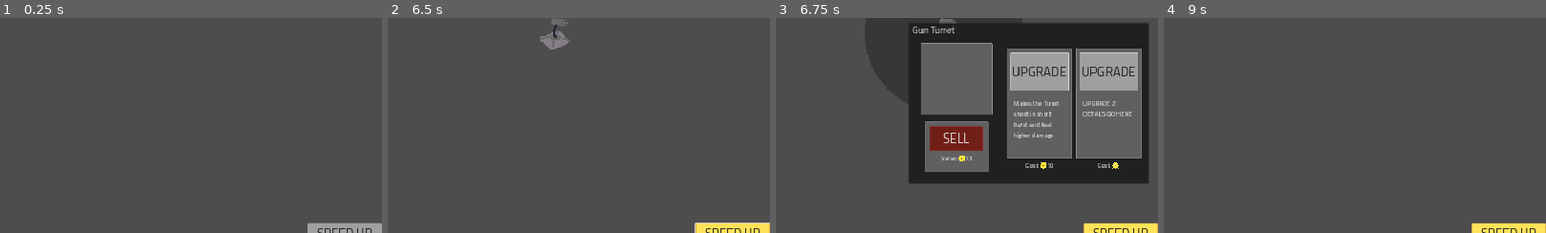
Above: before the commit, frames 1-4 (left to right).
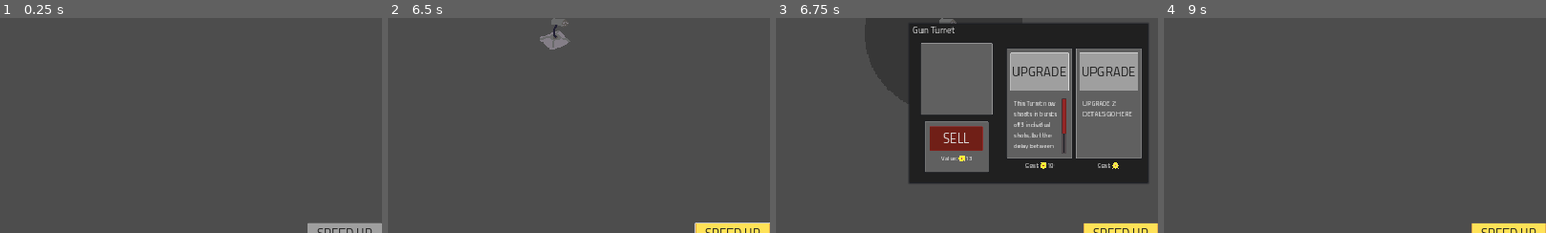
Above: after the commit, the same moments.

Repository: MindVisceral/BoneTD
Game: Godot game, scene res://Levels/Level1/Level1.tscn
Same seed, same stepped clock (60 frames per second), same inputs: the game is played once before the commit and once after it. This scene is started directly instead of the project's main scene. The engine's default icon, where the game draws it, is replaced by a stand-in: a white triangle on a blue panel in a dark square.
Inputs (mouse positions are % of the whole screen's width and height, from its top left):
- Up to frame 1 (0.25 s): no input
- Up to frame 2 (6.5 s): click "NEXT ROUND" at 0.5 s; click (95, 4) at 1.25 s; click "SPEED UP" at 2 s; click (95, 4) at 2.75 s; click "SPEED UP" at 3.5 s; click (95, 4) at 4.25 s; click "SPEED UP" at 5 s; move the mouse to (72, 45) at 5.77 s; click (72, 45) at 5.85 s
- Up to frame 3 (6.75 s): click (72, 45) at 6.5 s
- Up to frame 4 (9 s): click (83, 44) at 7.25 s; click (83, 79) at 8 s; click "SELL" at 8.75 s
The pictures show only the part of the screen within x 50-100%, y 42-92%; the shares and areas given below are measured in that part.

Frames 1-2 are identical in both runs. In frame 3, 0.8% of the frame differs, in the area x 62-76%, y 37-64%; in frame 4, nothing differs.

Commit message:
Add. BurstDirectTurrets as Upgrade from GunTurrets

Diff:
--- a/Entities/Towers/BaseTower/BaseTower.gd
+++ b/Entities/Towers/BaseTower/BaseTower.gd
@@ -250,7 +250,6 @@
 func shoot_at_target() -> void:
 
 	## First, we must determine variables that all types of Towers need to shoot at Targets.
-
 	angle_to_current_target = self.global_position.angle_to_point(current_target.global_position)
 
 	## Fire a Bullet - this function is a dummy! Read its NOTE down below.
@@ -262,7 +261,7 @@
 
 
 ## NOTE: This is a dummy function! The actual firing function is located in the inheriting
-## NOTE: Towers, and this functions code depends on that Tower's code.
+## NOTE: Towers, and this function's code depends on that Tower's code.
 func fire() -> void:
 	pass
 
--- a/Entities/Towers/DirectTower/DirectTower.tscn
+++ b/Entities/Towers/DirectTower/DirectTower.tscn
@@ -1,19 +1,12 @@
-[gd_scene load_steps=7 format=3 uid="uid://dn0yn7md0iu0y"]
+[gd_scene load_steps=4 format=3 uid="uid://dn0yn7md0iu0y"]
 
 [ext_resource type="PackedScene" uid="uid://u1qyk1m1yco0" path="res://Entities/Towers/BaseTower/BaseTower.tscn" id="1_je144"]
 [ext_resource type="Script" path="res://Entities/Towers/DirectTower/DirectTower.gd" id="2_vuqpp"]
-[ext_resource type="Script" path="res://Resources/DamageData.gd" id="3_0qn0f"]
-[ext_resource type="PackedScene" uid="uid://dv57srrnagcgo" path="res://Entities/Towers/BaseTower/BaseHitEffect.tscn" id="3_aehsl"]
 [ext_resource type="PackedScene" uid="uid://cdmssx6y1y2pk" path="res://Entities/Towers/BaseTower/BaseTrail.tscn" id="4_2tslp"]
-
-[sub_resource type="Resource" id="Resource_j54f1"]
-script = ExtResource("3_0qn0f")
-damage_value = 1
-hit_effect = ExtResource("3_aehsl")
 
 [node name="DirectTower" instance=ExtResource("1_je144")]
 script = ExtResource("2_vuqpp")
-damage_data = SubResource("Resource_j54f1")
+damage_data = null
 trail_effect = ExtResource("4_2tslp")
 shot_delay = 0.2
 
--- a/Entities/Towers/GunTurret/GunTurret.tscn
+++ b/Entities/Towers/GunTurret/GunTurret.tscn
@@ -1,24 +1,32 @@
-[gd_scene load_steps=6 format=3 uid="uid://c34u3lp40uq6y"]
+[gd_scene load_steps=9 format=3 uid="uid://c34u3lp40uq6y"]
 
 [ext_resource type="PackedScene" uid="uid://dn0yn7md0iu0y" path="res://Entities/Towers/DirectTower/DirectTower.tscn" id="1_5b2p6"]
+[ext_resource type="PackedScene" uid="uid://dv57srrnagcgo" path="res://Entities/Towers/BaseTower/BaseHitEffect.tscn" id="2_pvoay"]
 [ext_resource type="Texture2D" uid="uid://dbuegf60t4tck" path="res://placeholder_4.png" id="2_som8n"]
 [ext_resource type="PackedScene" uid="uid://orrfapo7vqan" path="res://Entities/Towers/GunTurret/Upgrades/BurstGunTurret.tscn" id="2_v6uwq"]
+[ext_resource type="Script" path="res://Resources/DamageData.gd" id="3_qupad"]
+
+[sub_resource type="Resource" id="Resource_wbajn"]
+script = ExtResource("3_qupad")
+damage_value = 1.0
+hit_effect = ExtResource("2_pvoay")
 
 [sub_resource type="CircleShape2D" id="CircleShape2D_yiqjd"]
-radius = 50.04
+radius = 50.0
 
 [sub_resource type="CircleShape2D" id="CircleShape2D_wp3s2"]
 radius = 12.0
 
 [node name="GunTurret" instance=ExtResource("1_5b2p6")]
+damage_data = SubResource("Resource_wbajn")
 ingame_name = "Gun Turret"
 shot_delay = 1.2
 tower_base_cost = 15
 upgrade_1 = ExtResource("2_v6uwq")
-upgrade_1_details = "Makes the Turret shoot in short burst and deal higher damage"
+upgrade_1_details = "This Turret now shoots in bursts of 3 individual shots, but the delay between burst is higher than singular shots."
 
 [node name="TowerRangeVisuals" parent="." index="0"]
-scale = Vector2(0.781875, 0.781875)
+scale = Vector2(0.78125, 0.78125)
 
 [node name="Collider" parent="TowerRange" index="0"]
 shape = SubResource("CircleShape2D_yiqjd")
--- /dev/null
+++ b/Entities/Towers/GunTurret/Upgrades/BurstGunTurret.gd
@@ -0,0 +1,84 @@
+## Check superior BaseTower script for @tool use
+@tool
+class_name BurstDirectTower
+extends DirectTower
+
+
+###-------------------------------------------------------------------------###
+##### Exported variables unique to Burst-type DirectTowers
+###-------------------------------------------------------------------------###
+
+## How many times does this Turret shoot in a single burst?
+@export_range(1, 10, 1) var shots_in_a_burst: int = 3
+
+## Time between each individual shot in each burst.
+@export_range(0.05, 1.0, 0.05) var shot_interval: float = 0.08
+
+
+###-------------------------------------------------------------------------###
+##### Variable storage
+###-------------------------------------------------------------------------###
+
+
+###-------------------------------------------------------------------------###
+##### Setup functions
+###-------------------------------------------------------------------------###
+
+func _ready() -> void:
+	## Call the superior class' _ready() function too. It would be overriden without this!
+	## NOTE: This applies to ALL functions with the same name as the ones in the superior class!
+	super()
+
+## Setup this Tower
+func setup() -> void:
+	super()
+
+
+###-------------------------------------------------------------------------###
+##### Shooting functions
+###-------------------------------------------------------------------------###
+
+## Every frame, check if the Target can be shot.
+func _physics_process(delta: float) -> void:
+	super(delta)
+
+## Shooting the Target should be possible,
+func shoot_at_target() -> void:
+	super()
+
+
+## Deal damage to the chosen Target directly, without any use of projectiles.
+## NOTE: This function's code is unique to this Tower type!
+func fire() -> void:
+	## NOTE: No super() in this function in this script! It works a little different.
+
+	## The Bursts should only work against a single target;
+	## If a Target dies halfway through the burst, the next target is shot immediately,
+	## but that looks jarring. So, if a Target is different between shots, we do not fire at all.
+	var target_this_burst: BaseEnemy = current_target
+	#
+	## Loop through the shots in a Burst, all working separately.
+	for shot in shots_in_a_burst:
+		## The reason for this line is explained above.
+		if current_target == target_this_burst:
+
+			## Sometimes the Enemy dies before a Burst is done and another Enemy can be picked,
+			## so we do this check to avoid crashes.
+			if current_target != null:
+
+				## Send over an exported DamageData Resource to the Target
+				current_target.receive_DamageData(damage_data)
+
+				## And create a Trail between this Tower and the Target
+				var trail_effect_instance: BaseTrail = trail_effect.instantiate()
+				## Tell the Trail where it should start and end
+				trail_effect_instance.trail_start_point = bullet_spawn_point.global_position
+				trail_effect_instance.trail_end_point = current_target.hit_point.global_position
+
+
+				## And add the Trail to the Tree - independent from this Tower.
+				## It will queue_free() itself when it's done.
+				get_tree().get_root().add_child(trail_effect_instance)
+
+				## We wait a moment before the next shot in this burst is fired
+				await get_tree().create_timer(shot_interval).timeout
--- a/Entities/Towers/GunTurret/Upgrades/BurstGunTurret.tscn
+++ b/Entities/Towers/GunTurret/Upgrades/BurstGunTurret.tscn
@@ -1,10 +1,43 @@
-[gd_scene load_steps=2 format=3 uid="uid://orrfapo7vqan"]
+[gd_scene load_steps=9 format=3 uid="uid://orrfapo7vqan"]
 
 [ext_resource type="PackedScene" uid="uid://dn0yn7md0iu0y" path="res://Entities/Towers/DirectTower/DirectTower.tscn" id="1_nnotn"]
+[ext_resource type="Script" path="res://Entities/Towers/GunTurret/Upgrades/BurstGunTurret.gd" id="2_3dn56"]
+[ext_resource type="PackedScene" uid="uid://dv57srrnagcgo" path="res://Entities/Towers/BaseTower/BaseHitEffect.tscn" id="2_40vhq"]
+[ext_resource type="Script" path="res://Resources/DamageData.gd" id="2_xdpor"]
+[ext_resource type="Texture2D" uid="uid://dbuegf60t4tck" path="res://placeholder_4.png" id="4_4k2e7"]
+
+[sub_resource type="Resource" id="Resource_qebpy"]
+script = ExtResource("2_xdpor")
+damage_value = 0.5
+hit_effect = ExtResource("2_40vhq")
+
+[sub_resource type="CircleShape2D" id="CircleShape2D_dtp8l"]
+radius = 50.0
+
+[sub_resource type="CircleShape2D" id="CircleShape2D_qr62b"]
+radius = 12.0
 
 [node name="BurstGunTurret" instance=ExtResource("1_nnotn")]
+script = ExtResource("2_3dn56")
+shots_in_a_burst = 3
+shot_interval = 0.08
+damage_data = SubResource("Resource_qebpy")
 ingame_name = "Burst Gun Turret"
-shot_delay = 1.7
+shot_delay = 2.0
 tower_base_cost = 10
 
+[node name="TowerRangeVisuals" parent="." index="0"]
+scale = Vector2(0.78125, 0.78125)
+
+[node name="Collider" parent="TowerRange" index="0"]
+shape = SubResource("CircleShape2D_dtp8l")
+
+[node name="Sprite" parent="." index="4"]
+self_modulate = Color(0.36, 0.36, 0.36, 1)
+scale = Vector2(0.4, 0.4)
+texture = ExtResource("4_4k2e7")
+
+[node name="Collider" parent="." index="5"]
+shape = SubResource("CircleShape2D_qr62b")
+
 [editable path="TowerRange"]
--- a/Resources/DamageData.gd
+++ b/Resources/DamageData.gd
@@ -2,7 +2,7 @@
 extends Resource
 
 ## Damage value. Subtract this from the Target's health
-@export var damage_value: int = 0
+@export_range(0.5, 9999.0, 0.5) var damage_value: float = 1.0
 
 ## This effect of class BaseHitEffect is instantiated at the hit_point.
 ## Effect is chosen at the Tower-level but instantiated by the Enemy
